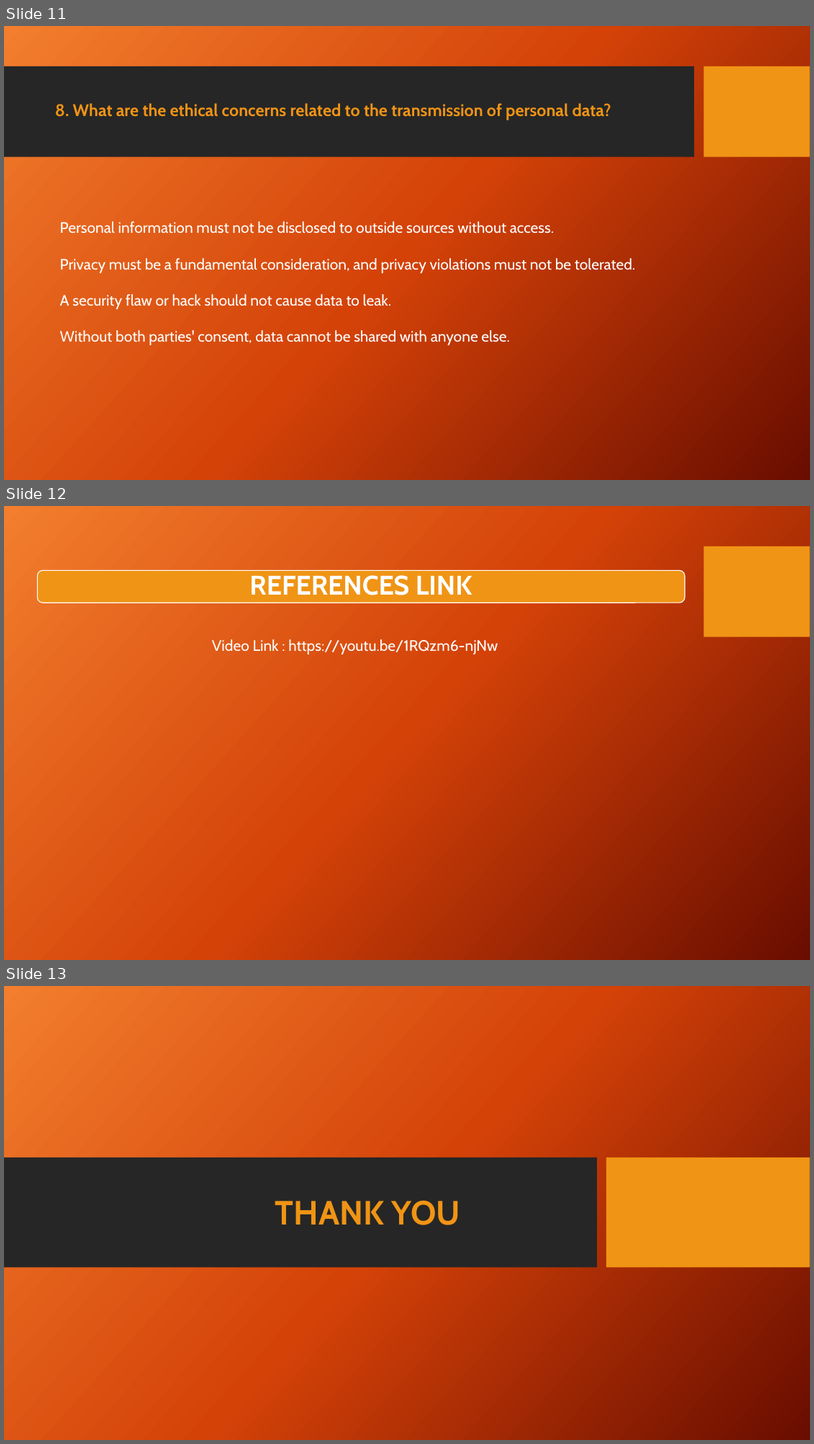
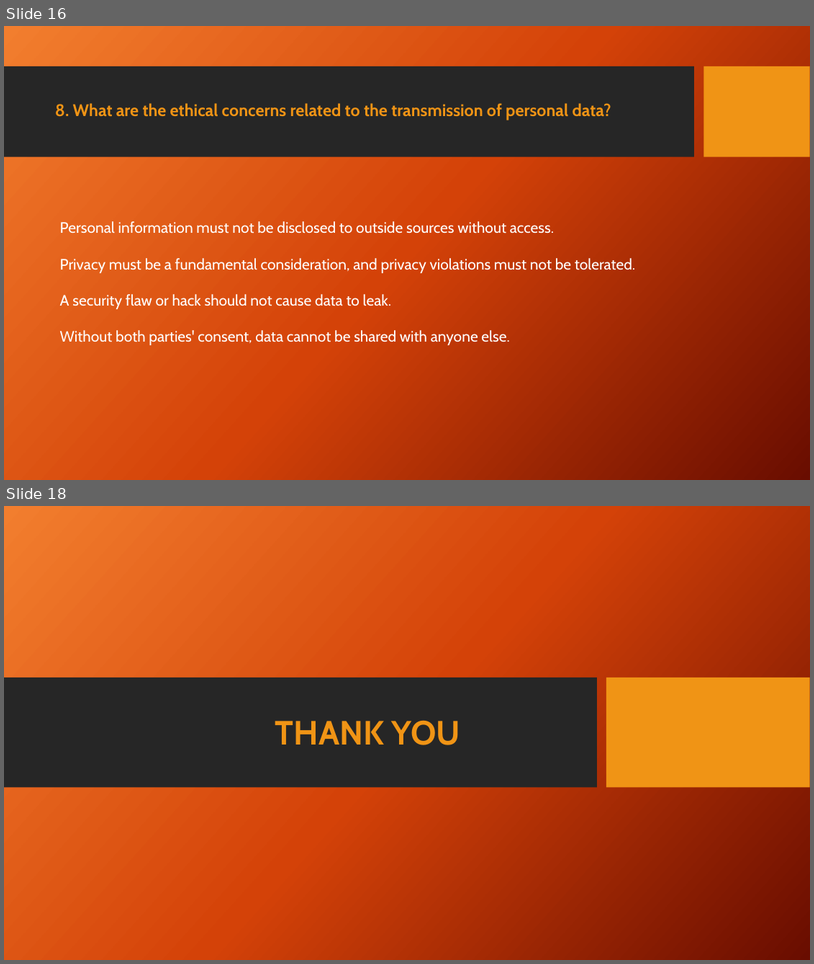
Before and after one commit to SeshaSaiG/Information-Encoding-Standard, a slide deck: Group 5-Final Project.pptx. Shown one above the other, each under a label of ours: slides 11, 12 and 13 before the commit, slides 16 and 18 after it; the slides between them are not shown. The pictures are 814x1444 and 814x964 pixels, drawn with LibreOffice and Linux fonts; fonts in the diff are those of the drawing; background and template pictures are left out. Boxes give left, top, right and bottom in pixels: in the first picture for what was removed or moved away, otherwise in the second. Text is boxed around its words. In the diff, an @@ line names an element or a change of style, - is before the commit and + after.

```diff
--- a/Group 5-Final Project.pptx
+++ b/Group 5-Final Project.pptx
@@ slide 12 removed at (4, 506, 810, 960), background picture (left out); not listed: 1 template element that a slide beside it also shows @@
@@ rounded rectangle removed at (37, 570, 685, 602) @@
@@ text removed at (250, 575, 473, 595) @@
-REFERENCES LINK
@@ text removed at (212, 639, 498, 654) @@
-Video Link : https://youtu.be/1RQzm6-njNw
@@ what was slide 11 is now slide 16 @@
@@ what was slide 13 is now slide 18 @@
```
Also in this commit, not shown: 1 slide changed, 6 slides added, 1 other file.
